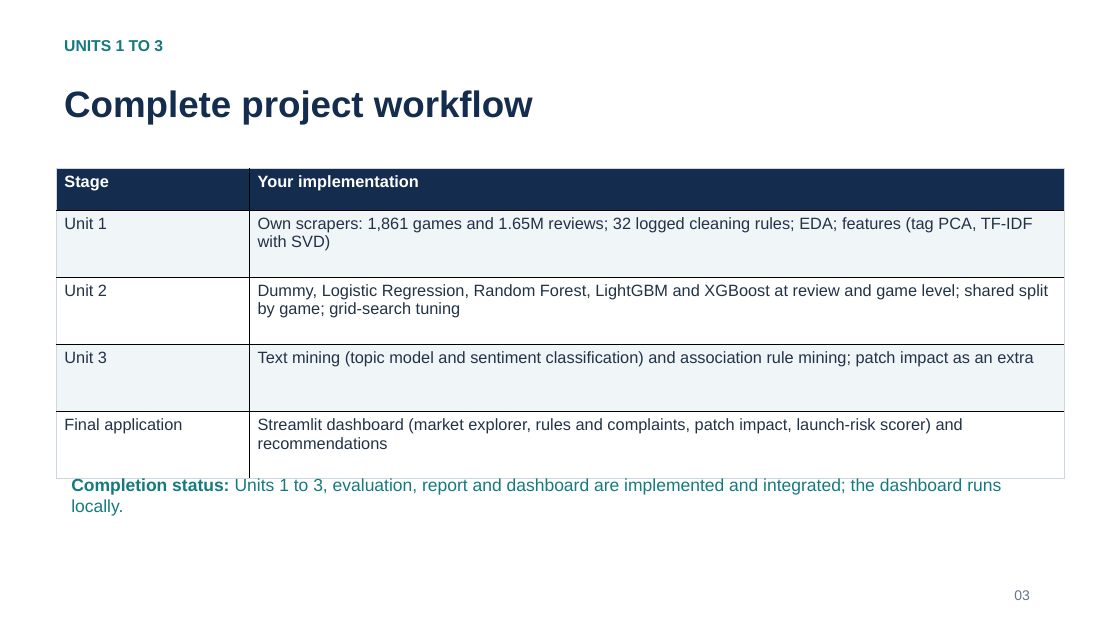
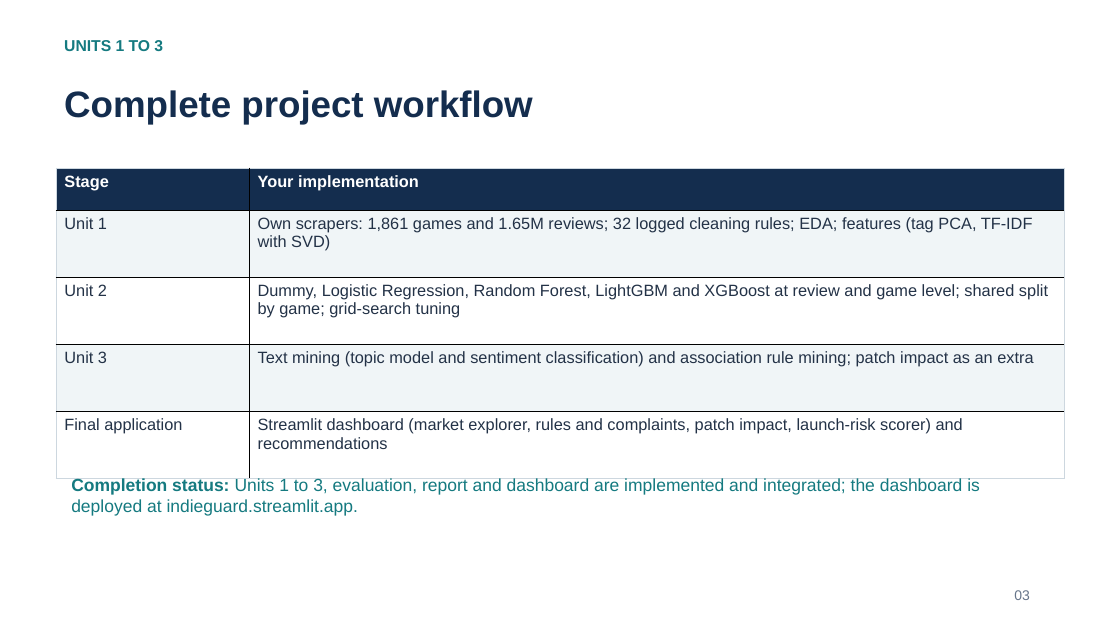
Before and after one commit to Shan713/IndieGuard, a slide deck: slide 3 of slides/review2.pptx. Drawn at 1120x630 pixels with LibreOffice and Linux fonts; fonts in the diff are those of the drawing. Boxes give left, top, right and bottom in pixels: in the first picture for what was removed or moved away, otherwise in the second. Text is boxed around its words. In the diff, an @@ line names an element or a change of style, - is before the commit and + after.

Commit message:
Dashboard deployed at indieguard.streamlit.app: README, report, slides, docs

```diff
--- a/slides/review2.pptx
+++ b/slides/review2.pptx
@@ text at (71,478,980,516): text changed @@
-Completion status: Units 1 to 3, evaluation, report and dashboard are implemented and integrated; the dashboard runs locally.
+Completion status: Units 1 to 3, evaluation, report and dashboard are implemented and integrated; the dashboard is deployed at indieguard.streamlit.app.
```
Also in this commit, not shown: 1 other slide changed, 5 other files.
